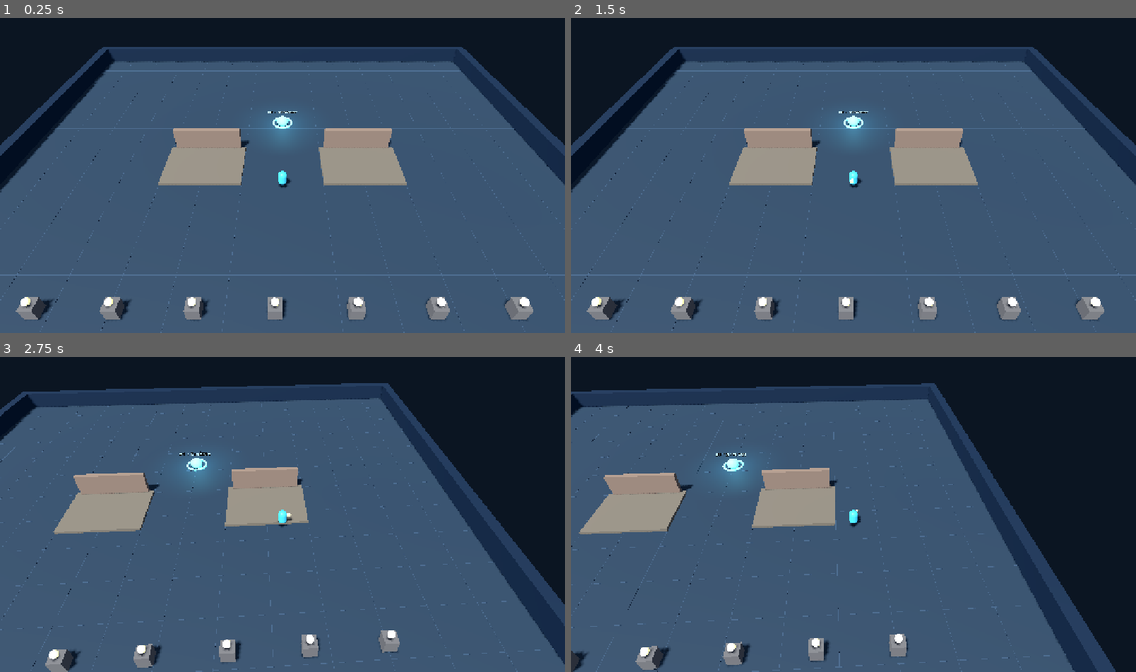
Above: before the commit, frames 1-4 (two rows, left to right).
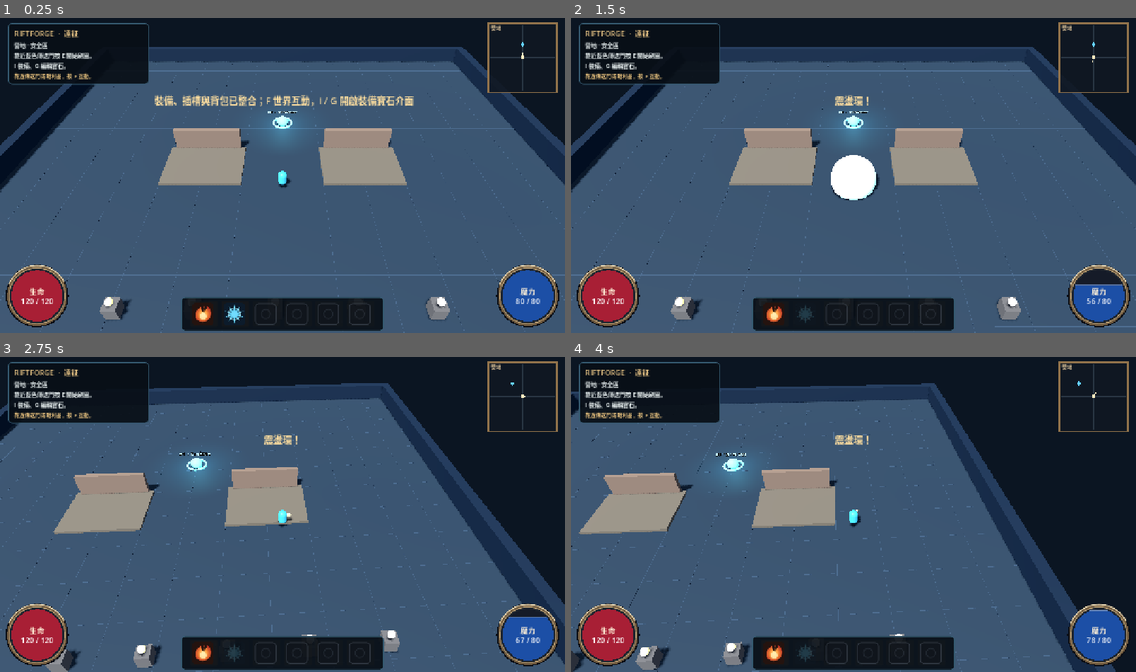
Above: after the commit, the same moments.

Repository: Lucypigr/Riftforge-Godot
Game: Godot game, scene res://scenes/main.tscn
Same seed, same stepped clock (60 frames per second), same inputs: the game is played once before the commit and once after it.
Inputs (mouse positions are in pixels of both pictures, inside the frame that each line leads up to):
- Up to frame 1 (0.25 s): no input
- Up to frame 2 (1.5 s): click (774, 314) at 0.52 s; click (808, 314) at 1.27 s
- Up to frame 3 (2.75 s): tap Enter at 2 s; move the mouse to (406, 498) at 2.02 s; hold D (move_right) from 2.03 s (still down); tap Space (dash) at 2.1 s; click (406, 498) at 2.17 s
- Up to frame 4 (4 s): release D (move_right) at 2.75 s; drag from (740, 530) to (825, 577) at 2.77 s; move the mouse to (910, 442) at 3.52 s; hold D (move_right) from 3.53 s (still down); tap F (interact) at 3.6 s

The runs differ from the first frame. In frame 1, 11% of the frame differs, in the area x 1-99%, y 1-100%; in frame 2, 11%, in the area x 0-100%, y 1-100%; in frame 3, 10%; in frame 4, 11%.
Error before the commit: Parse Error: Cannot infer the type of "has_selection" variable because the value doesn't have a set type. (res://scripts/phase10_gem_ui_hud.gd:238)

Commit message:
Fix Godot 4.3 HUD type inference

Diff:
--- a/scripts/phase10_gem_ui_hud.gd
+++ b/scripts/phase10_gem_ui_hud.gd
@@ -235,9 +235,9 @@
 		_gem_detail.text = "選擇裝備插槽或背包中的寶石以查看：\n名稱、顏色、主動/輔助、Tags、等級、支援效果與最終技能資訊。"
 
 func _update_selection() -> void:
-	var has_selection := _selected_index >= 0 and _selected_index < game.inventory.size()
+	var has_selection: bool = _selected_index >= 0 and _selected_index < game.inventory.size()
 	_item_details.visible = has_selection
-	_equip_button.disabled = not has_selection or str(game.inventory[_selected_index].get("slot", "")) == "gem" if has_selection else true
+	_equip_button.disabled = true if not has_selection else str(game.inventory[_selected_index].get("slot", "")) == "gem"
 	if not has_selection:
 		_item_details.text = ""
 		return
@@ -301,7 +301,7 @@
 			announce(game.last_gem_error)
 		_refresh_inventory()
 		return
-	var gem_id := game.socket_gem(slot, socket_index)
+	var gem_id: String = str(game.socket_gem(slot, socket_index))
 	if not gem_id.is_empty():
 		_carry_source = {"kind": "socket_gem", "equipment_slot": slot, "socket_index": socket_index, "gem_id": gem_id}
 		_selected_index = -1
@@ -387,5 +387,5 @@
 	if game == null:
 		return
 	for slot in range(_skill_buttons.size()):
-		var gem_id := game.skill_gem(slot)
+		var gem_id: String = str(game.skill_gem(slot))
 		_skill_buttons[slot].tooltip_text = game.skill_tooltip(gem_id)
